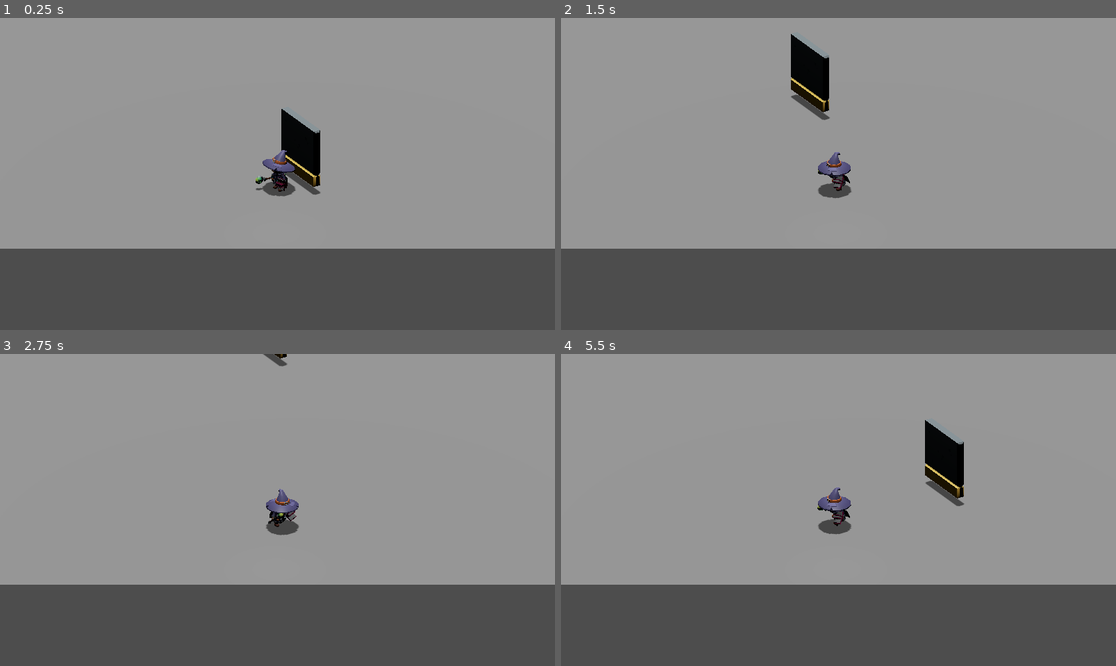
Above: before the commit, frames 1-4 (two rows, left to right).
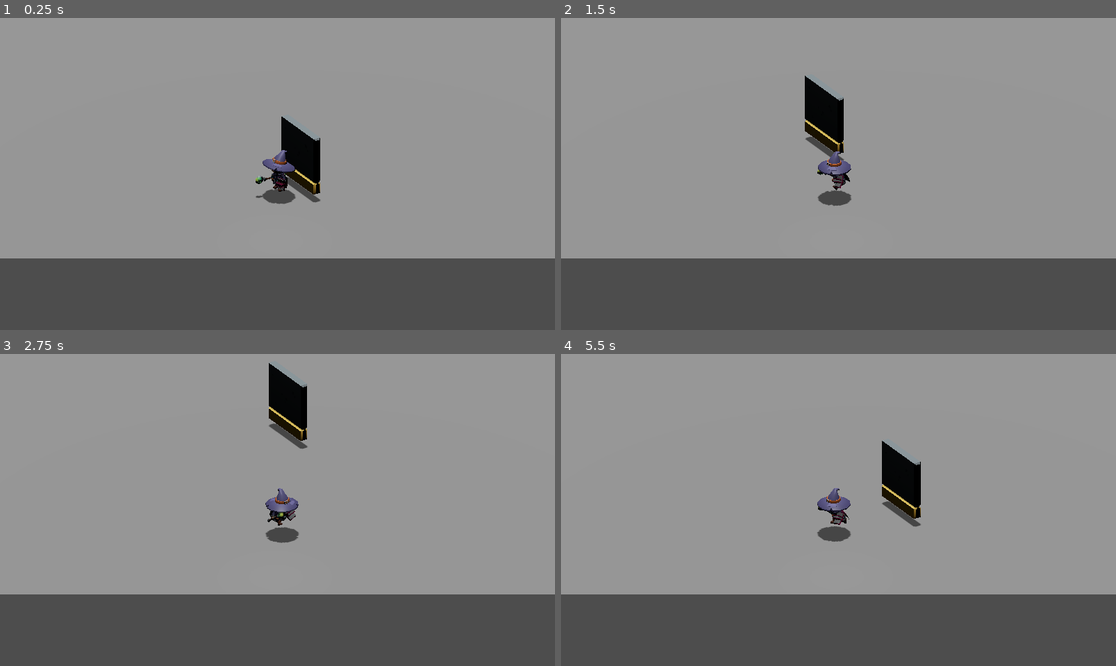
Above: after the commit, the same moments.

Repository: Domaeos/Duelag
Game: Godot game, scene res://main.tscn
Two runs of this game, one before a commit and one after it. Both use one fixed random seed, a clock stepped at 60 frames per second and the inputs below. The project has no main scene, so this scene is started directly.
Inputs:
- Up to frame 1 (0.25 s): no input
- Up to frame 2 (1.5 s): hold Right (move_right) 0.53-1.28 s; hold Down (move_back) from 1.28 s (still down)
- Up to frame 3 (2.75 s): release Down (move_back) at 2.03 s; hold Right (move_right) from 2.03 s (still down)
- Up to frame 4 (5.5 s): release Right (move_right) at 2.78 s; hold Up (move_forward) 2.78-3.53 s; hold Left (move_left) 3.53-5.03 s; hold Down (move_back) from 5.03 s (still down)

The runs differ from the first frame. In frame 1, 3.9% of the frame differs, in the area x 0-100%, y 29-78%; in frame 2, 5.5%; in frame 3, 5.0%; in frame 4, 6.3%, in the area x 0-100%, y 21-78%.

Commit message:
Tile movement

Diff:
--- a/player.gd
+++ b/player.gd
@@ -1,43 +1,75 @@
 extends CharacterBody3D
 
-# How fast the player moves in meters per second.
-@export var speed = 14
-# The downward acceleration when in the air, in meters per second squared.
-@export var fall_acceleration = 75
-@export var grid_size: float = 1.0
-var target_velocity = Vector3.ZERO
+# Movement settings
+@export var speed = 30  # Movement speed
+@export var grid_size: float = 1.0  # Size of each grid cell
+@export var fall_acceleration = 75  # Gravity effect when falling
+
+var target_position: Vector3
+var moving: bool = false  # Whether the character is currently moving
+
+func _ready():
+	# Snap the starting position to the grid
+	target_position = global_transform.origin.snapped(Vector3(grid_size, grid_size, grid_size))
 
 func _physics_process(delta):
-	# We create a local variable to store the input direction.
-	var direction = Vector3.ZERO
+	if moving:
+		# Smoothly move toward the target position
+		var current_position = global_transform.origin
+		global_transform.origin = current_position.lerp(target_position, speed * delta)
 
-	if Input.is_action_pressed("move_right"):
-		direction.x += 1
-	if Input.is_action_pressed("move_left"):
-		direction.x -= 1
-	if Input.is_action_pressed("move_back"):
-		direction.z += 1
-	if Input.is_action_pressed("move_forward"):
-		direction.z -= 1
+		# Check if we've reached the target position
+		if current_position.distance_to(target_position) < 0.01:
+			global_transform.origin = target_position
+			moving = false
 
+	# Handle input only when not moving
+	if not moving:
+		var direction = Vector3.ZERO
 
-	if direction != Vector3.ZERO:
-		$Pivot/Mage/AnimationPlayer.play("Running_A")
-		direction = direction.normalized()
-		var flipped = -direction
-		# Setting the basis property will affect the rotation of the node.
-		$Pivot.basis = Basis.looking_at(flipped)
-	else:
-		$Pivot/Mage/AnimationPlayer.play("Idle")
+		if Input.is_action_pressed("move_right"):
+			direction.x += 1
+		elif Input.is_action_pressed("move_left"):
+			direction.x -= 1
+		elif Input.is_action_pressed("move_back"):
+			direction.z += 1
+		elif Input.is_action_pressed("move_forward"):
+			direction.z -= 1
 
-	# Ground Velocity
-	target_velocity.x = direction.x * speed
-	target_velocity.z = direction.z * speed
+		if direction != Vector3.ZERO:
+			# Calculate the intended target position
+			var intended_position = (global_transform.origin + direction * grid_size).snapped(Vector3(grid_size, grid_size, grid_size))
 
-	# Vertical Velocity
-	if not is_on_floor(): # If in the air, fall towards the floor. Literally gravity
-		target_velocity.y = target_velocity.y - (fall_acceleration * delta)
+			# Check for collisions before moving
+			if can_move_to(intended_position):
+				moving = true
+				target_position = intended_position
 
-	# Moving the Character
-	velocity = target_velocity
-	move_and_slide()
+				# Play running animation
+				$Pivot/Mage/AnimationPlayer.play("Running_A")
+
+				# Update rotation to face movement direction
+				var flipped = -direction
+				$Pivot.basis = Basis.looking_at(flipped)
+			else:
+				$Pivot/Mage/AnimationPlayer.play("Idle")  # Stay idle if blocked
+		else:
+			# Play idle animation
+			$Pivot/Mage/AnimationPlayer.play("Idle")
+func can_move_to(position: Vector3) -> bool:
+	# Perform a collision check at the intended position
+	var space_state = get_world_3d().direct_space_state
+
+	# Create a PhysicsRayQueryParameters3D object
+	var ray_params = PhysicsRayQueryParameters3D.new()
+	ray_params.from = global_transform.origin
+	ray_params.to = position
+	ray_params.collide_with_areas = true
+	ray_params.collide_with_bodies = true
+	ray_params.exclude = [self]  # Exclude the player itself from the raycast
+
+	# Perform the raycast
+	var collision = space_state.intersect_ray(ray_params)
+
+	# Return true if no collision was detected
+	return collision.is_empty()
